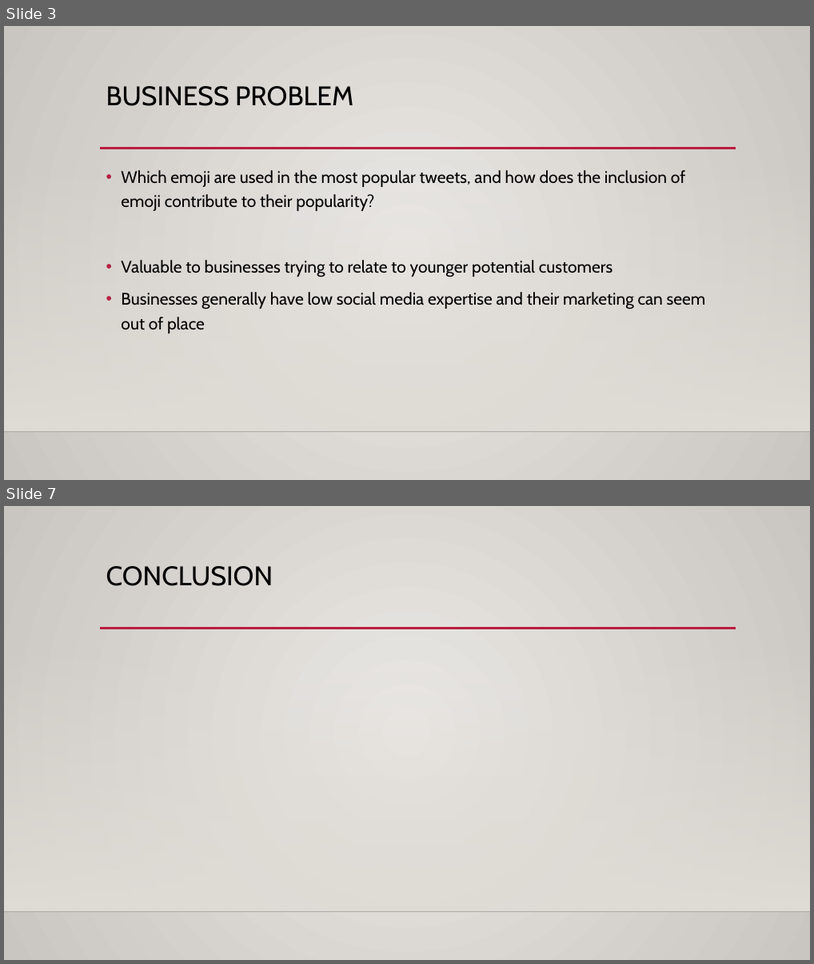
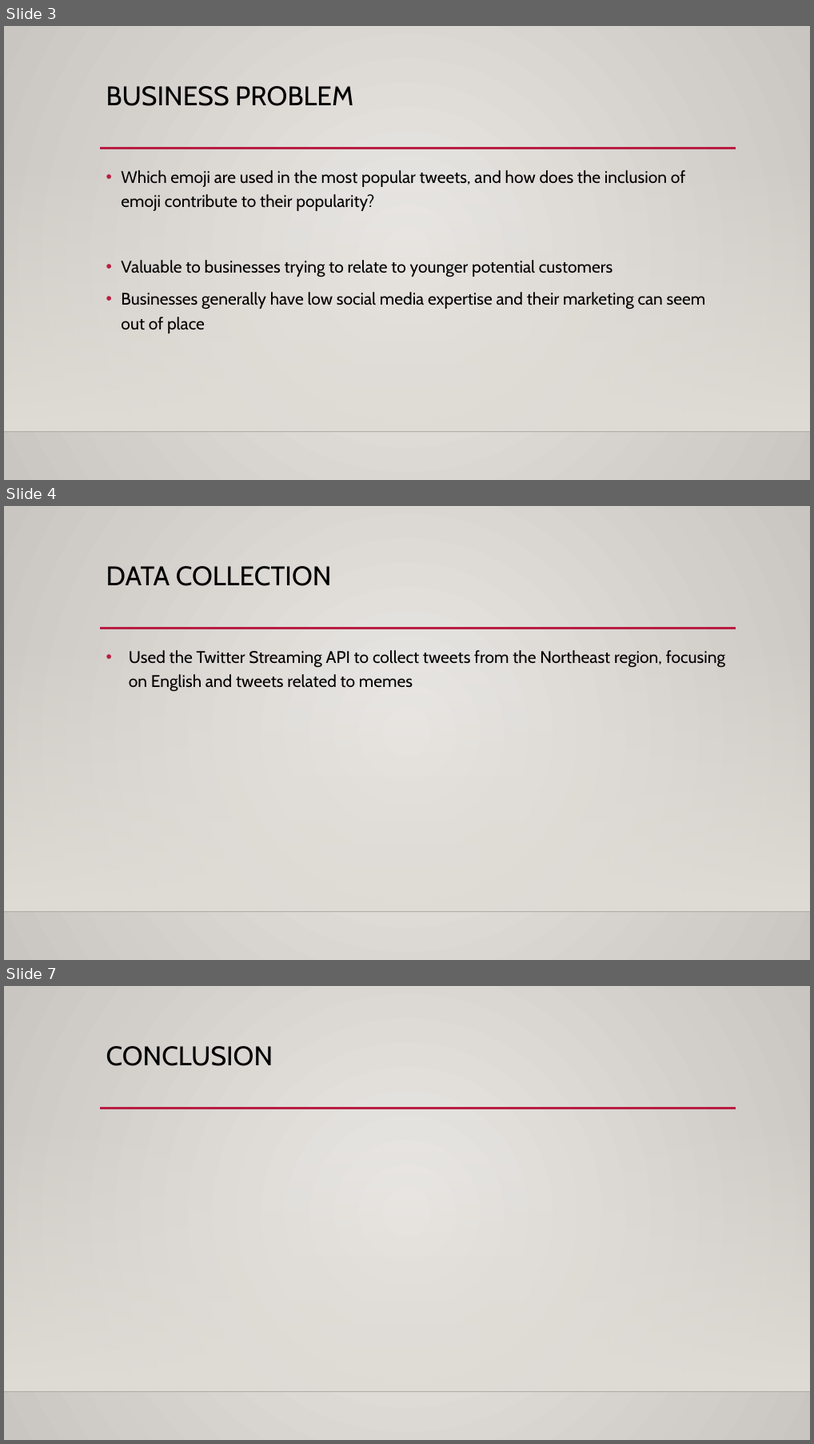
Before and after one commit to gr-b/DS3001-Case1, a slide deck: Case1.pptx. Shown one above the other, each under a label of ours: slides 3 and 7 before the commit, slides 3, 4 and 7 after it; the slides between them are not shown. The pictures are 814x964 and 814x1444 pixels, drawn with LibreOffice and Linux fonts; fonts in the diff are those of the drawing; background and template pictures are left out. Boxes give left, top, right and bottom in pixels: in the first picture for what was removed or moved away, otherwise in the second. Text is boxed around its words. In the diff, an @@ line names an element or a change of style, - is before the commit and + after.

Commit message:
presentation data description

```diff
--- a/Case1.pptx
+++ b/Case1.pptx
@@ slide 4 added at <box>4,506,810,960</box>, background gradient #EBE9E6 to #C9C5C0; not listed: 3 template elements that a slide beside it also shows @@
@@ title added at <box>106,566,332,586</box>, 32 pt, text #000000 @@
+DATA COLLECTION
@@ text added at <box>129,650,726,692</box>, 20 pt, text #000000 @@
+• Used the Twitter Streaming API to collect tweets from the Northeast region, focusing on English and tweets related to memes
```
Also in this commit, not shown: 1 slide changed, 1 slide removed.
